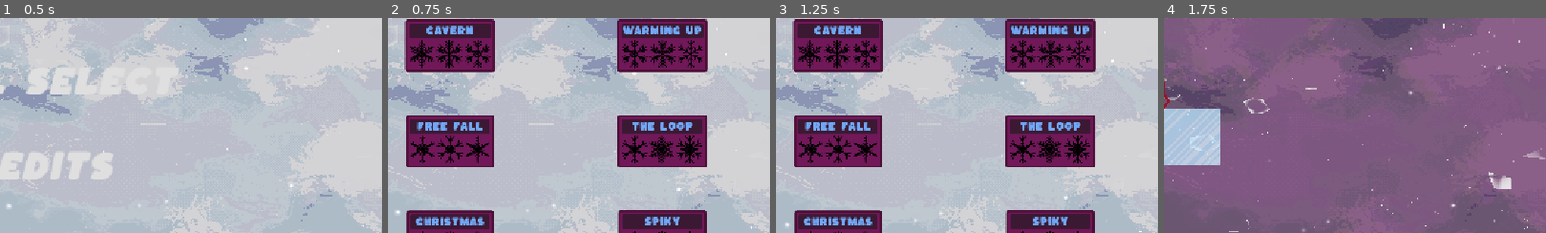
Above: before the commit, frames 1-4 (left to right).
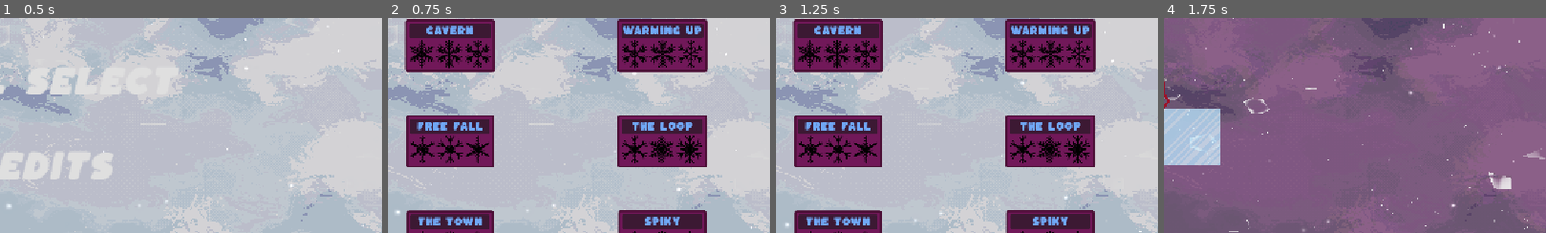
Above: after the commit, the same moments.

Repository: Zepeacedust/snow-game
Game: Godot game, scene res://main.tscn
The game is run twice, just before and just after one commit, with the same random seed, the same clock (stepped at 60 frames per second) and the same inputs. The engine's default icon, where the game draws it, is replaced by a stand-in: a white triangle on a blue panel in a dark square.
Inputs (mouse positions are % of the whole screen's width and height, from its top left):
- Up to frame 1 (0.5 s): no input
- Up to frame 2 (0.75 s): click "Level Select" at 0.5 s
- Up to frame 3 (1.25 s): no input
- Up to frame 4 (1.75 s): click (58, 79) at 1.25 s, where only the run before the commit has a clickable "Christmas"
The pictures show only the part of the screen within x 50-100%, y 32-82%; the shares and areas given below are measured in that part.

Frame 1 is identical in both runs. In frame 2, 0.5% of the frame differs, in the area x 7-26%, y 92-97%; in frame 3, 0.5%; in frame 4, nothing differs.

Commit message:
Last

Diff:
--- a/levels/ChristmasTown.tscn
+++ b/levels/ChristmasTown.tscn
@@ -199,7 +199,7 @@
 
 [node name="TestLevel" type="Node2D" unique_id=1669989023 node_paths=PackedStringArray("collectables")]
 script = ExtResource("1_wytxc")
-level_name = "Christmas"
+level_name = "The Town"
 collectables = [NodePath("Collectable2"), NodePath("Collectable"), NodePath("Collectable3")]
 
 [node name="Platforms" type="Node2D" parent="." unique_id=1907917136]
--- a/scripts/camera_follow.gd
+++ b/scripts/camera_follow.gd
@@ -137,4 +137,4 @@
 		follow_mode(delta)
 	if camera_mode == CameraMode.AUTODIRECT:
 		autodirect_mode(delta)
-	#SignalHub.audio.position = position
+	SignalHub.audio.position = position
--- a/scripts/level.gd
+++ b/scripts/level.gd
@@ -49,3 +49,5 @@
 func _unhandled_input(event: InputEvent) -> void:
 	if event.is_action_pressed("restart"):
 		reset_self()
+	if event.is_action_pressed("ui_cancel"):
+		SignalHub.level_select_screen.emit()
